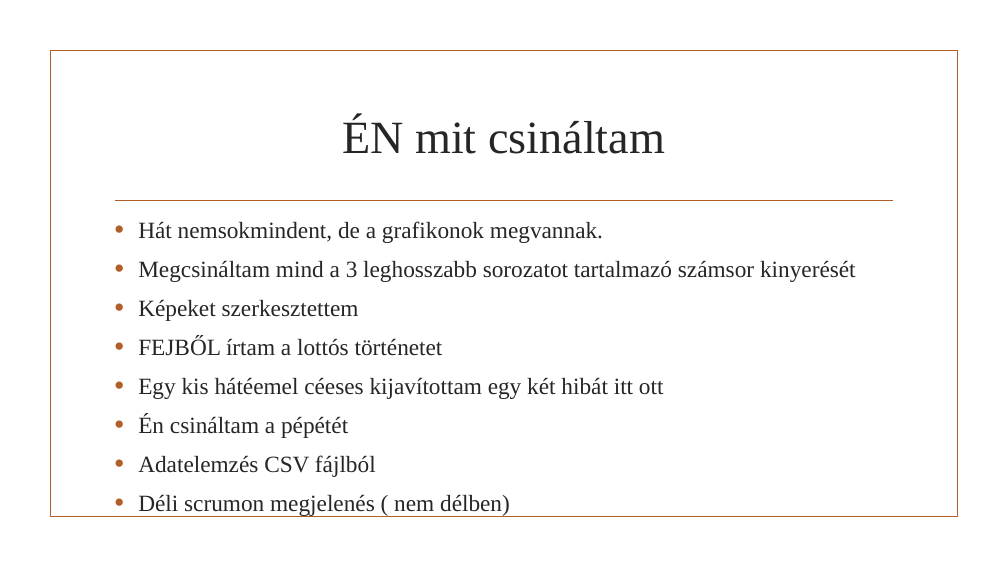
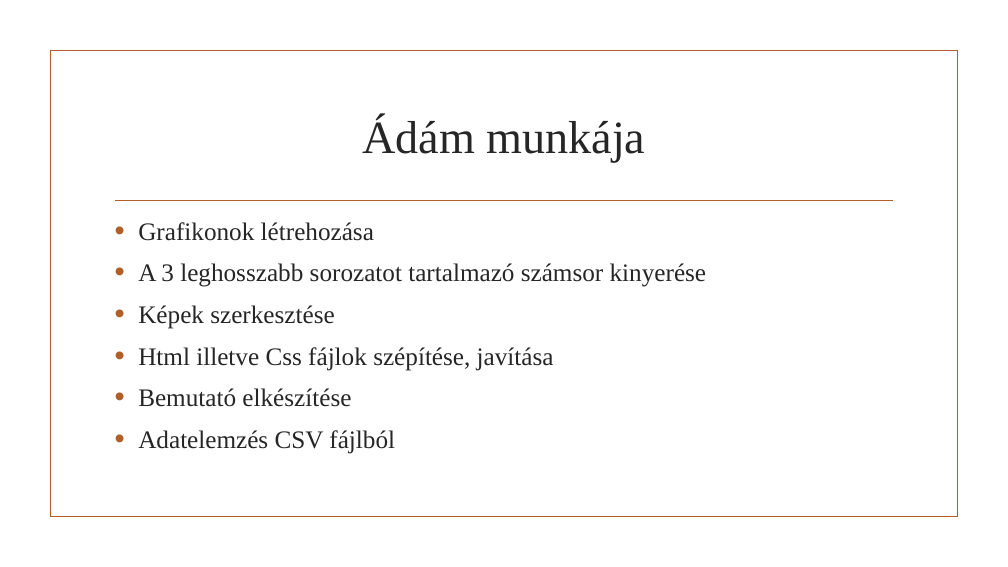
Before and after one commit to baranyidaniel/IKTProjwPeter, a slide deck: slide 2 of IKTProjwPeter.pptx. Drawn at 1008x567 pixels with LibreOffice and Linux fonts; fonts in the diff are those of the drawing; background and template pictures are left out. Boxes give left, top, right and bottom in pixels: in the first picture for what was removed or moved away, otherwise in the second. Text is boxed around its words. In the diff, an @@ line names an element or a change of style, - is before the commit and + after.

```diff
--- a/IKTProjwPeter.pptx
+++ b/IKTProjwPeter.pptx
@@ title at [362,117,645,162]: text changed @@
-ÉN mit csináltam
+Ádám munkája
@@ text at [138,222,707,407]: text changed; size 22.2 to 24 pt @@
-• Hát nemsokmindent, de a grafikonok megvannak.
-• Megcsináltam mind a 3 leghosszabb sorozatot tartalmazó számsor kinyerését
-• Képeket szerkesztettem
-• FEJBŐL írtam a lottós történetet
-• Egy kis hátéemel céeses kijavítottam egy két hibát itt ott
-• Én csináltam a pépétét
+• Grafikonok létrehozása
+• A 3 leghosszabb sorozatot tartalmazó számsor kinyerése
+• Képek szerkesztése
+• Html illetve Css fájlok szépítése, javítása
+• Bemutató elkészítése
@@ text at [138,430,395,454]: size 22.2 to 24 pt in "Adatelemzés CSV fájlból" @@
@@ text at [138,494,510,516]: paragraph removed @@
-• Déli scrumon megjelenés ( nem délben)
```
Also in this commit, not shown: 3 other slides changed.
